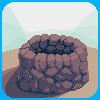
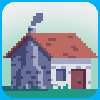
Layers edited between the first and the second 100 × 100 image:
added layer "Capa pegada #2" above "fondo #3" over box(2, 5, 98, 98)
hid "fondo #3" over box(2, 5, 98, 98)
